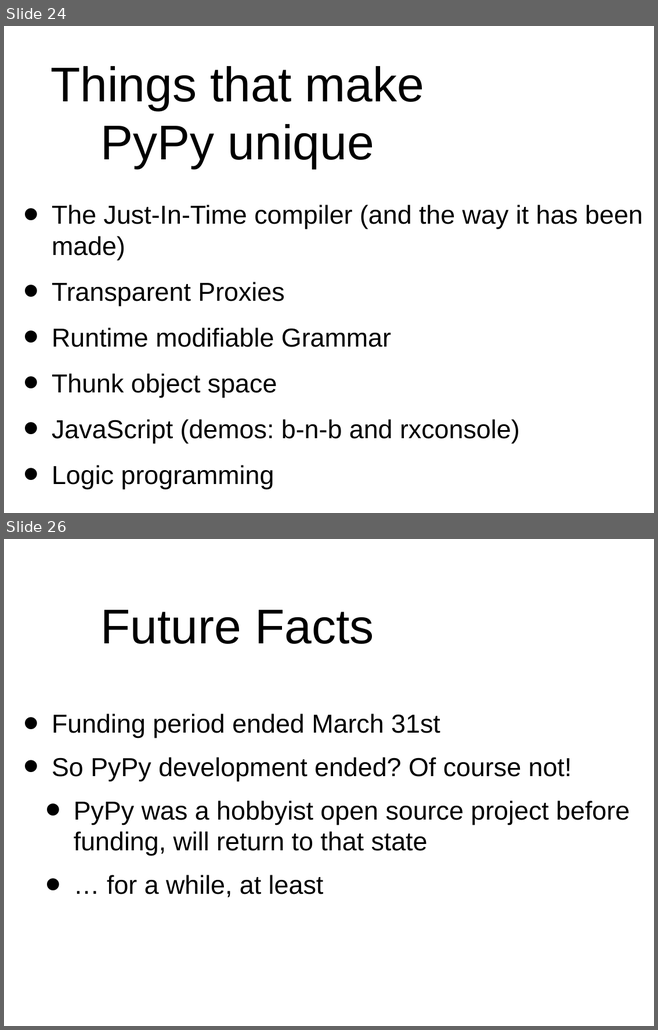
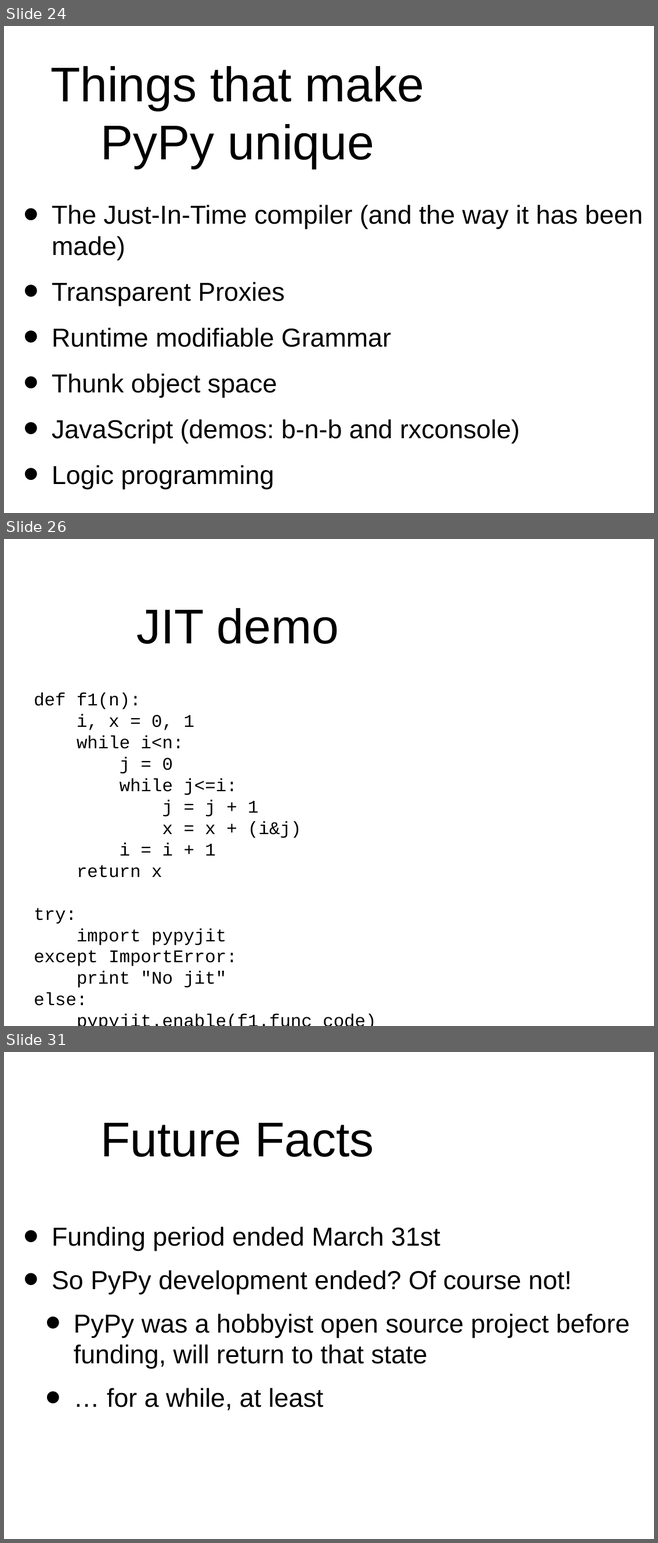
Before and after one commit to wdv4758h/pypy-extradoc, a slide deck: talk/pycon-uno2007/pycon07.odp. Shown one above the other, each under a label of ours: slides 24 and 26 before the commit, slides 24, 26 and 31 after it; the slides between them are not shown. The pictures are 658x1030 and 658x1543 pixels, drawn with LibreOffice and Linux fonts; fonts in the diff are those of the drawing; background and template pictures are left out. Boxes give left, top, right and bottom in pixels: in the first picture for what was removed or moved away, otherwise in the second. Text is boxed around its words. In the diff, an @@ line names an element or a change of style, - is before the commit and + after.

Commit message:
small updates and the JIT demo

```diff
--- a/talk/pycon-uno2007/pycon07.odp
+++ b/talk/pycon-uno2007/pycon07.odp
@@ slide 26 added at (x1=4, y1=539, x2=654, y2=1026), background #FFFFFF @@
@@ title added at (x1=136, y1=608, x2=339, y2=644), 60 pt, text #000000 @@
+JIT demo
@@ text added at (x1=34, y1=693, x2=301, y2=1006), 22 pt, text #000000 @@
+def f1(n):
+i, x = 0, 1
+while i<n:
+j = 0
+while j<=i:
+j = j + 1
+x = x + (i&j)
+i = i + 1
+return x
+try:
+import pypyjit
+except ImportError:
+print "No jit"
+else:
+pypyjit.enable(f1.func_code)
@@ what was slide 26 is now slide 31 @@
```
Also in this commit, not shown: 2 slides changed, 4 other slides added, 1 other file.
